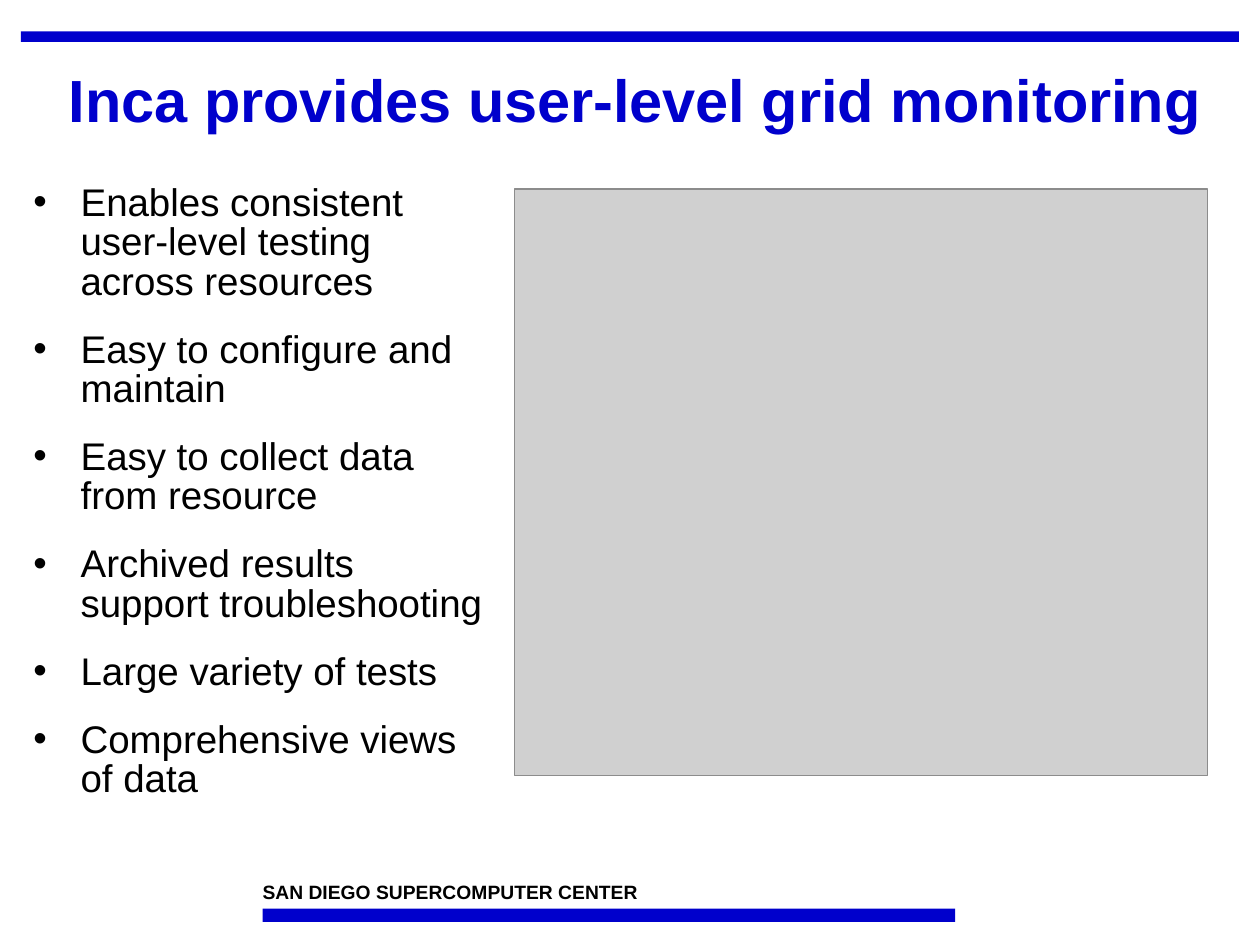
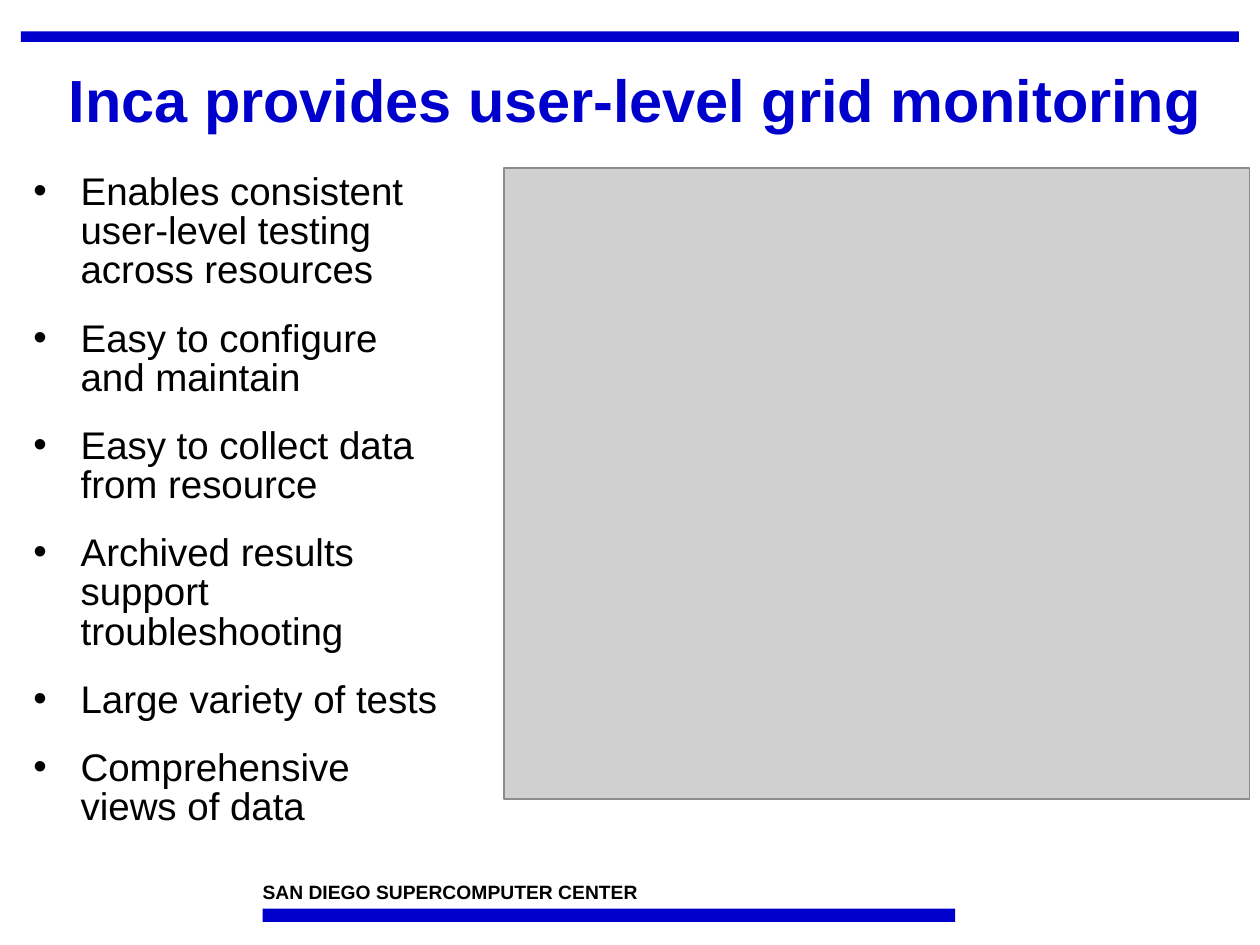
Before and after one commit to IncaProject/inca-xsede, a slide deck: slide 1 of talks/inca_mla09_forDave.ppt. Drawn at 1260x945 pixels with LibreOffice and Linux fonts; fonts in the diff are those of the drawing; grey boxes stand for pictures; background and template pictures are left out. Boxes give left, top, right and bottom in pixels: in the first picture for what was removed or moved away, otherwise in the second. Text is boxed around its words. In the diff, an @@ line names an element or a change of style, - is before the commit and + after.

```diff
--- a/talks/inca_mla09_forDave.ppt
+++ b/talks/inca_mla09_forDave.ppt
@@ text "Enables consistent user-level testing across ..." rewrapped from bbox=[81, 188, 482, 793] to bbox=[81, 177, 437, 821] @@
@@ picture: place and size @@
-picture at bbox=[514, 189, 1207, 776]
+picture at bbox=[504, 168, 1250, 799]
```
Also in this commit, not shown: 1 slide added.
